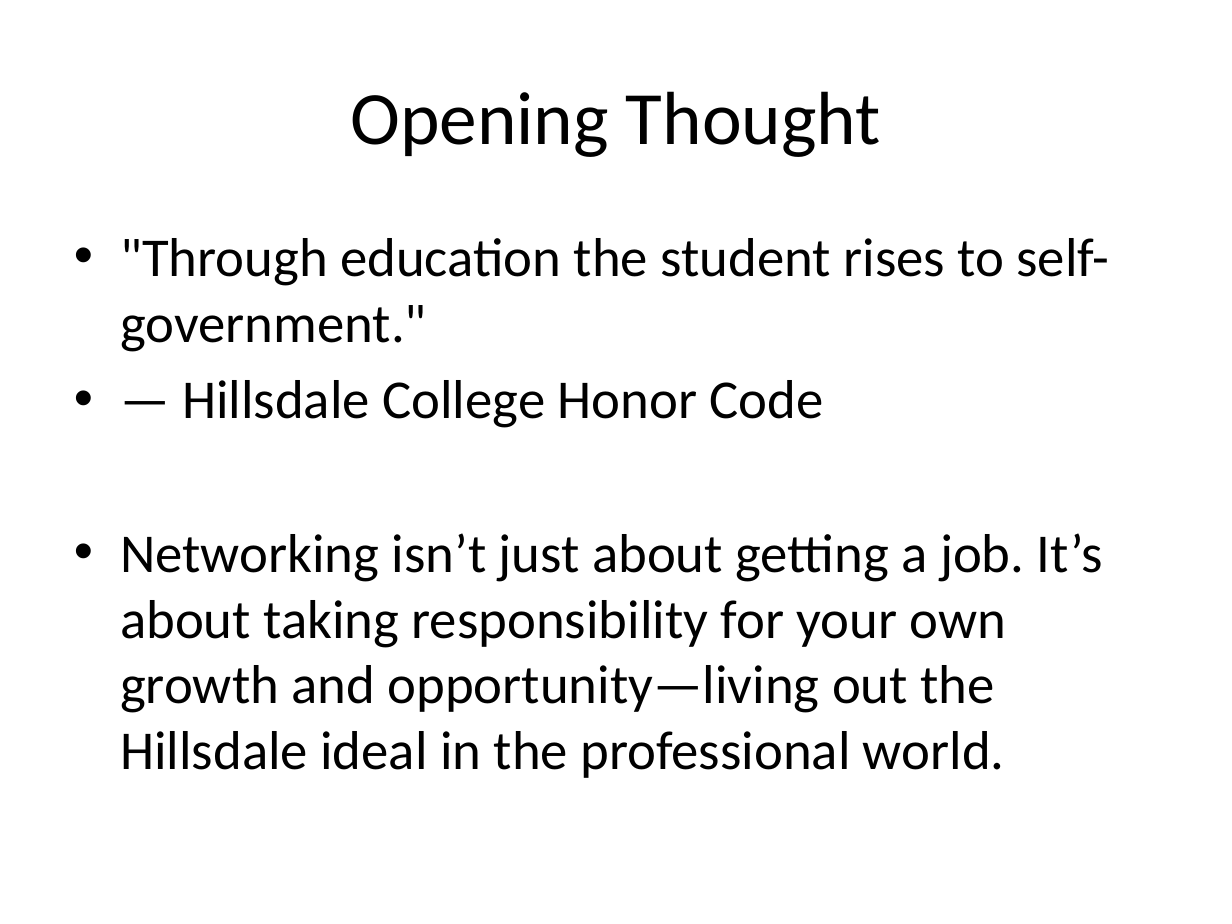
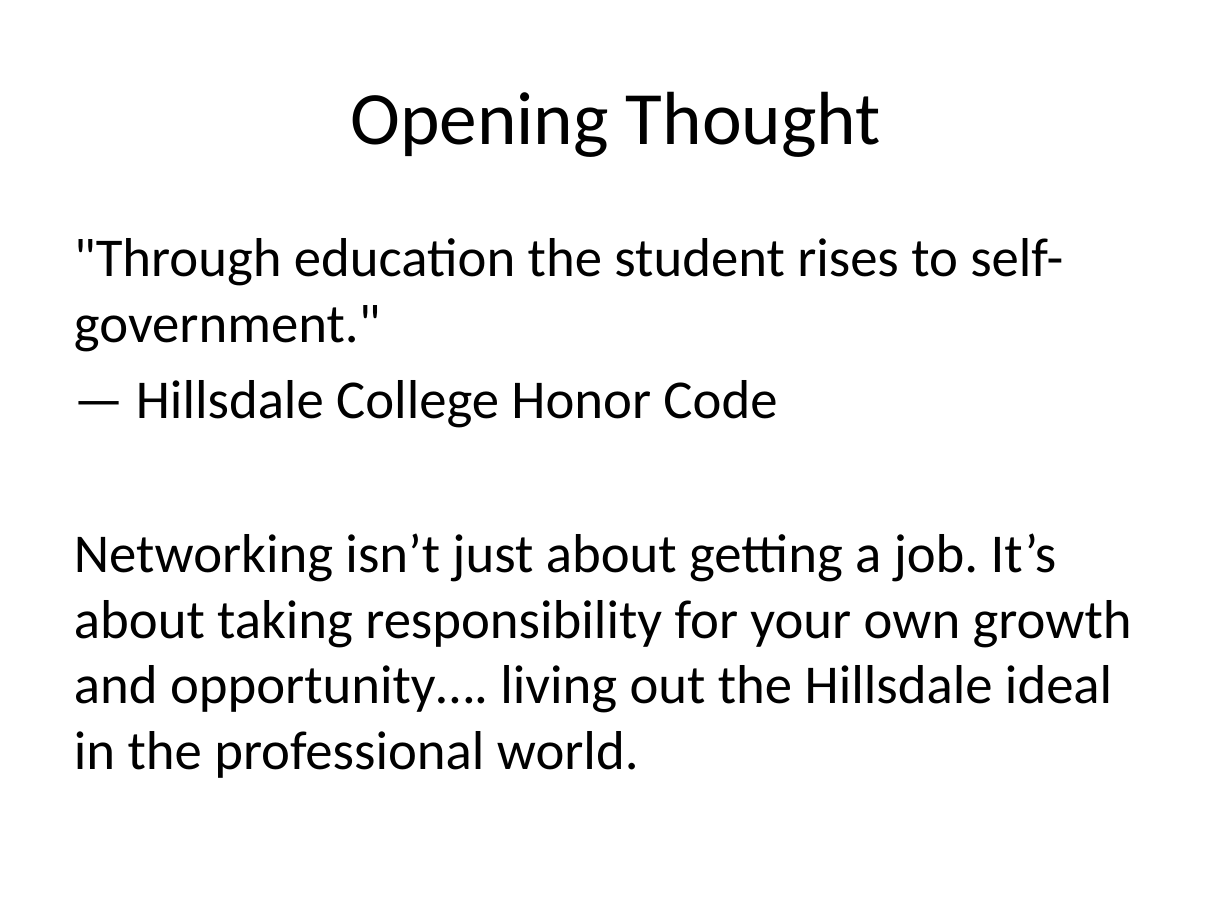
Before and after one commit to stringfestdata/hillsdale-networking-101, a slide deck: slide 2 of networking-as-self-governance.pptx. Drawn at 1232x924 pixels with LibreOffice and Linux fonts; fonts in the diff are those of the drawing. Boxes give left, top, right and bottom in pixels: in the first picture for what was removed or moved away, otherwise in the second. Text is boxed around its words. In the diff, an @@ line names an element or a change of style, - is before the commit and + after.

```diff
--- a/networking-as-self-governance.pptx
+++ b/networking-as-self-governance.pptx
@@ text at (x1=74, y1=238, x2=1063, y2=428): bullet • to none @@
@@ text at (x1=74, y1=533, x2=1132, y2=778): text changed @@
-• Networking isn’t just about getting a job. It’s about taking responsibility for your own growth and opportunity—living out the Hillsdale ideal in the professional world.
+Networking isn’t just about getting a job. It’s about taking responsibility for your own growth and opportunity…. living out the Hillsdale ideal in the professional world.
```
Also in this commit, not shown: 10 other slides changed, 1 slide added, 1 slide removed, 2 other files.
